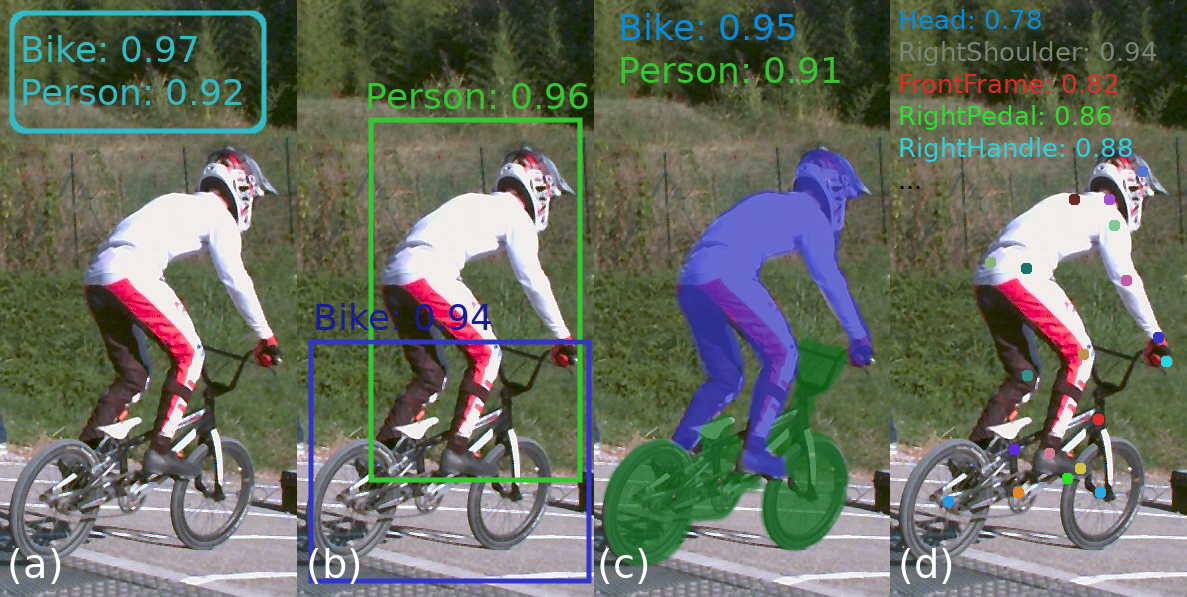
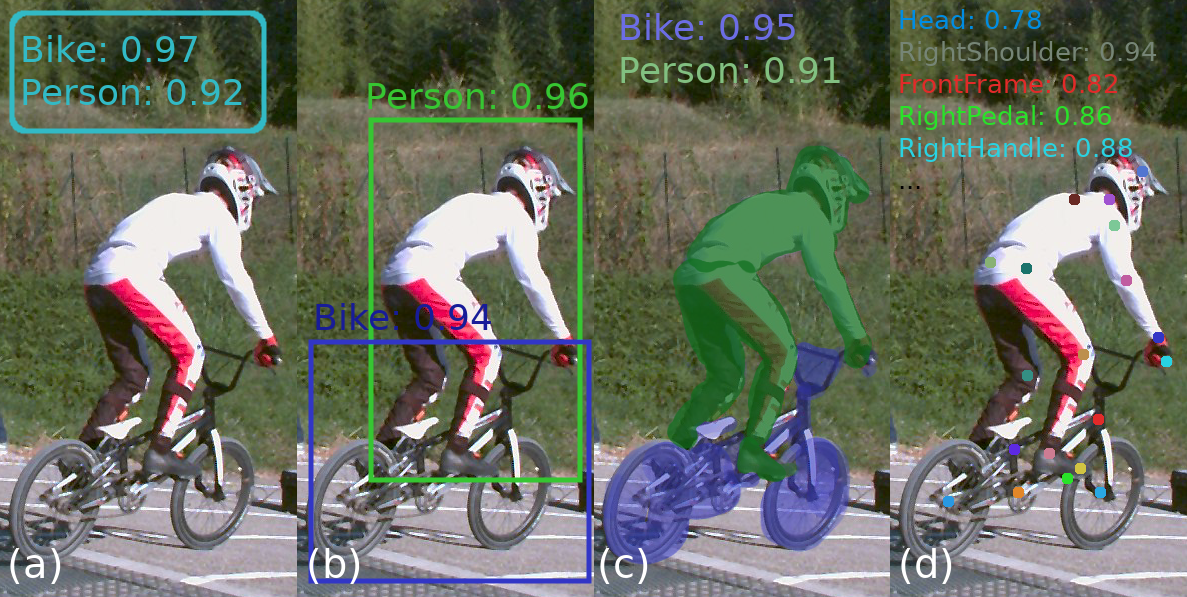
Layered file, before and after one edit (1187×597). Changes by layer:
painted on "Bike: 0.95 ..." over [621, 13, 840, 83]
added layer "Seg pilot" above "Seg bike" over [667, 145, 873, 483]
renamed "Rectangle3" to "Seg bike", painted on it over [601, 147, 879, 568]
